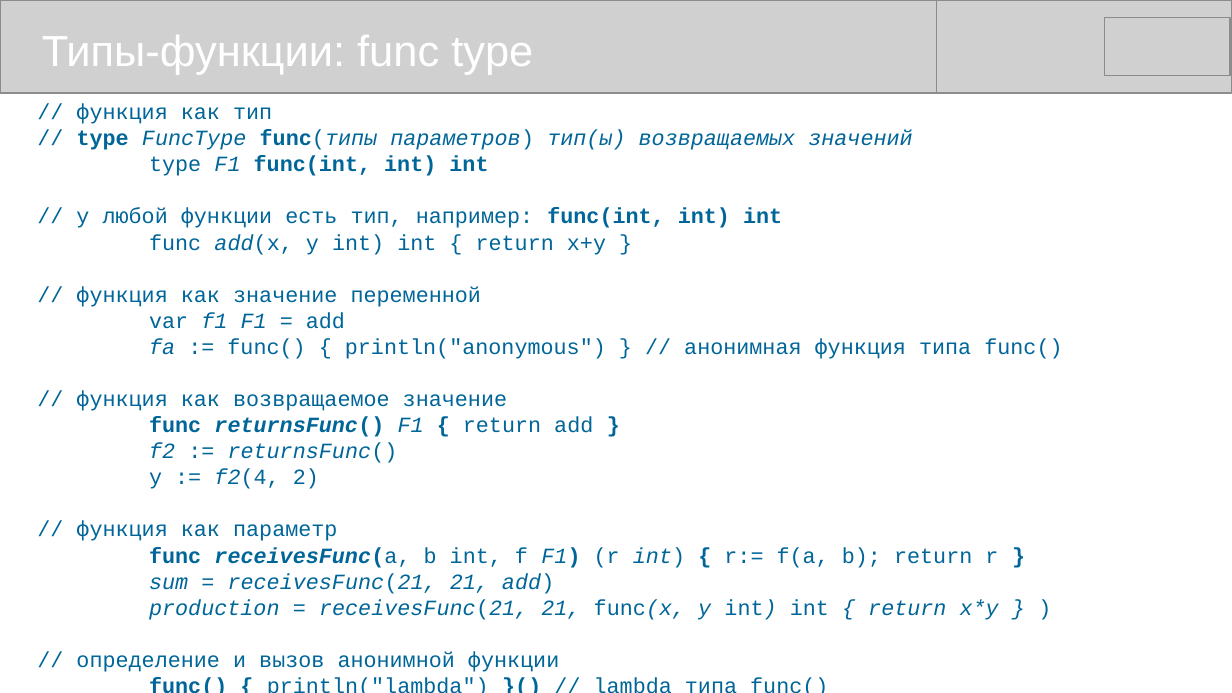
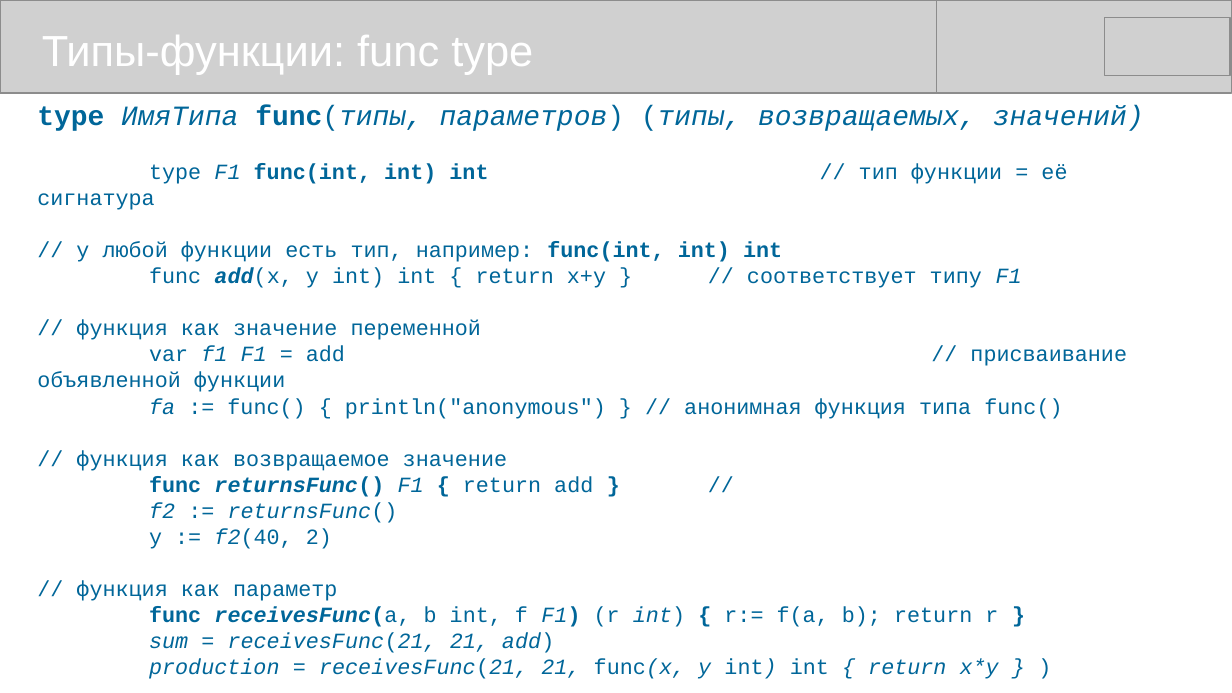
Before and after one commit to mike-shock/Go_language, a slide deck: slide 22 of Go_Preview.odp. Drawn at 1232x693 pixels with LibreOffice and Linux fonts; fonts in the diff are those of the drawing; grey boxes stand for pictures. Boxes give left, top, right and bottom in pixels: in the first picture for what was removed or moved away, otherwise in the second. Text is boxed around its words. In the diff, an @@ line names an element or a change of style, - is before the commit and + after.

```diff
--- a/Go_Preview.odp
+++ b/Go_Preview.odp
@@ text at box(37, 106, 1144, 184): text changed; size 14 to 18 pt; italic off @@
-// функция как тип
-// type FuncType func(типы параметров) тип(ы) возвращаемых значений
-type F1 func(int, int) int
+type ИмяТипа func(типы, параметров) (типы, возвращаемых, значений)
+type F1 func(int, int) int // тип функции = её сигнатура
@@ text at box(149, 268, 1022, 288): text changed @@
-func add(x, y int) int { return x+y }
+func add(x, y int) int { return x+y } // соответствует типу F1
@@ text at box(37, 346, 1127, 392): text changed @@
-var f1 F1 = add
+var f1 F1 = add // присваивание объявленной функции
@@ text at box(149, 476, 593, 497): text changed @@
-func returnsFunc() F1 { return add }
+func returnsFunc() F1 { return add } //
@@ text at box(149, 528, 332, 549): text changed @@
-y := f2(4, 2)
+y := f2(40, 2)
```
Also in this commit, not shown: 9 other slides changed, 1 other file.
